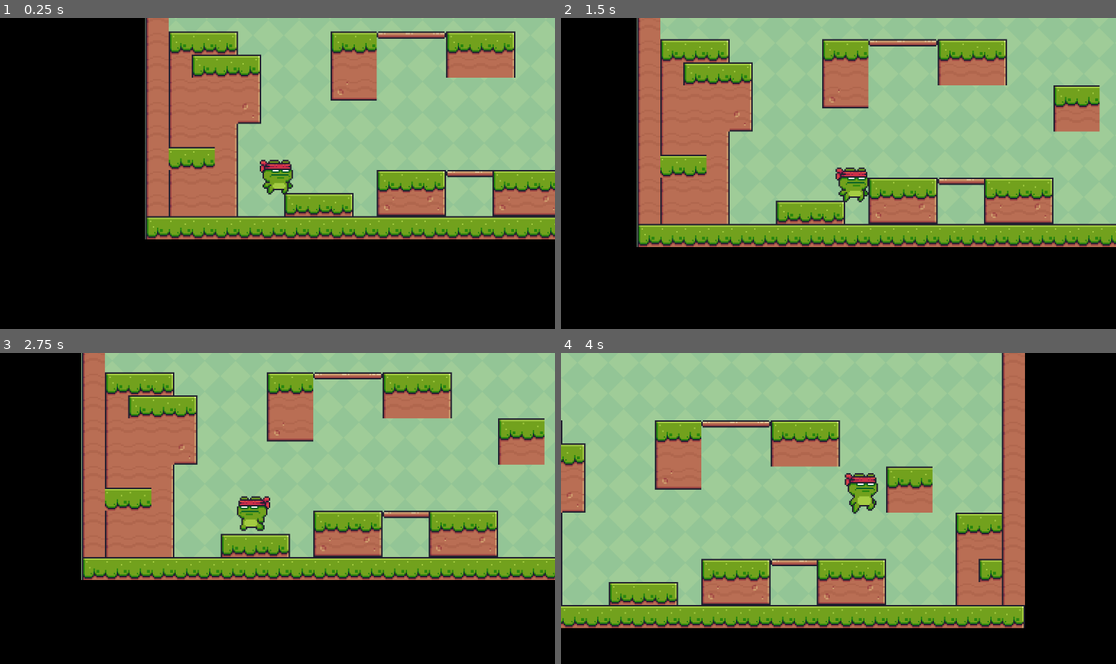
Above: before the commit, frames 1-4 (two rows, left to right).
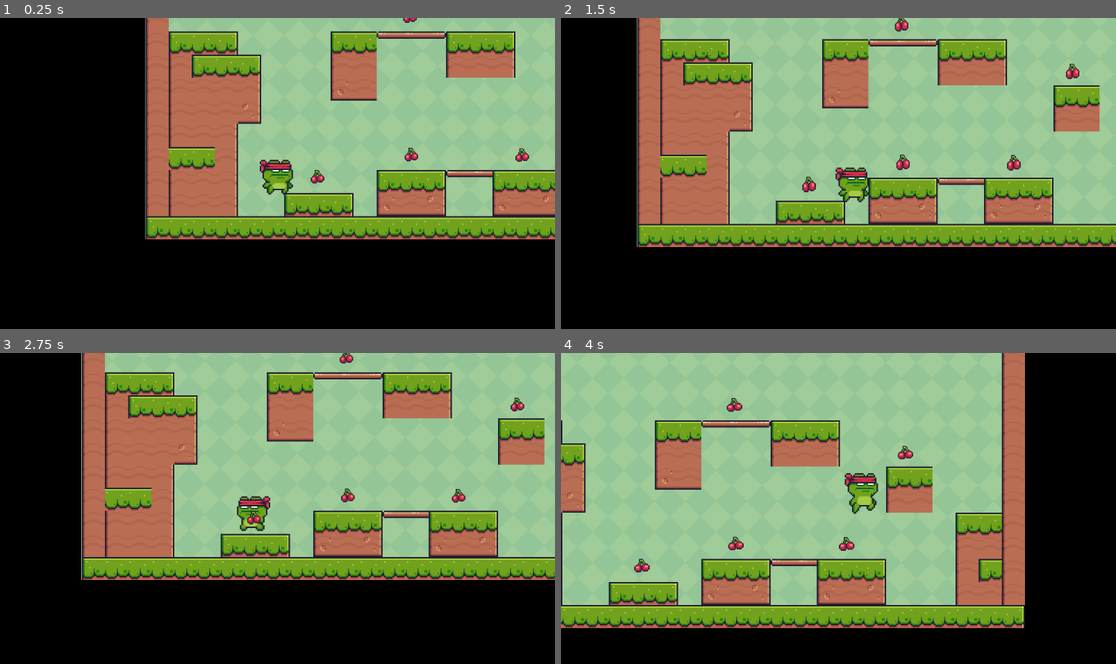
Above: after the commit, the same moments.

Repository: Eashana0104/2d-platformer-game
Game: Godot game, scene res://scenes/main.tscn
Two runs of this game, one before a commit and one after it. Both use one fixed random seed, a clock stepped at 60 frames per second and the inputs below.
Inputs:
- Up to frame 1 (0.25 s): no input
- Up to frame 2 (1.5 s): tap Enter (ui_accept) at 0.5, 0.77 s; hold Right (ui_right) from 0.53 s (still down)
- Up to frame 3 (2.75 s): tap Enter (ui_accept) at 1.52 s; release Right (ui_right) at 2.03 s; hold Left (ui_left) from 2.03 s (still down)
- Up to frame 4 (4 s): release Left (ui_left) at 2.78 s; hold Right (ui_right) from 2.78 s (still down); tap Enter (ui_accept) at 3.02, 3.77 s

The runs differ from the first frame. In frame 1, 0.3% of the frame differs, in the area x 55-96%, y 0-54%; in frame 2, 0.4%, in the area x 43-94%, y 0-57%; in frame 3, 0.4%; in frame 4, 0.4%.

Commit message:
Add collectibles to the game

Diff:
--- /dev/null
+++ b/scenes/collectibles.tscn
@@ -0,0 +1,146 @@
+[gd_scene load_steps=21 format=3 uid="uid://cbdrk4c8keoc3"]
+
+[ext_resource type="Texture2D" uid="uid://bd1ddgcx8o3e6" path="res://Cherries.png" id="1_mtlde"]
+
+[sub_resource type="AtlasTexture" id="AtlasTexture_tefeu"]
+atlas = ExtResource("1_mtlde")
+region = Rect2(0, 0, 32, 32)
+
+[sub_resource type="AtlasTexture" id="AtlasTexture_o6xl0"]
+atlas = ExtResource("1_mtlde")
+region = Rect2(32, 0, 32, 32)
+
+[sub_resource type="AtlasTexture" id="AtlasTexture_tipki"]
+atlas = ExtResource("1_mtlde")
+region = Rect2(64, 0, 32, 32)
+
+[sub_resource type="AtlasTexture" id="AtlasTexture_85g3d"]
+atlas = ExtResource("1_mtlde")
+region = Rect2(96, 0, 32, 32)
+
+[sub_resource type="AtlasTexture" id="AtlasTexture_choun"]
+atlas = ExtResource("1_mtlde")
+region = Rect2(128, 0, 32, 32)
+
+[sub_resource type="AtlasTexture" id="AtlasTexture_ya4ey"]
+atlas = ExtResource("1_mtlde")
+region = Rect2(160, 0, 32, 32)
+
+[sub_resource type="AtlasTexture" id="AtlasTexture_eb6dy"]
+atlas = ExtResource("1_mtlde")
+region = Rect2(192, 0, 32, 32)
+
+[sub_resource type="AtlasTexture" id="AtlasTexture_trceg"]
+atlas = ExtResource("1_mtlde")
+region = Rect2(224, 0, 32, 32)
+
+[sub_resource type="AtlasTexture" id="AtlasTexture_a8y0u"]
+atlas = ExtResource("1_mtlde")
+region = Rect2(256, 0, 32, 32)
+
+[sub_resource type="AtlasTexture" id="AtlasTexture_jkv2x"]
+atlas = ExtResource("1_mtlde")
+region = Rect2(288, 0, 32, 32)
+
+[sub_resource type="AtlasTexture" id="AtlasTexture_jbj1t"]
+atlas = ExtResource("1_mtlde")
+region = Rect2(320, 0, 32, 32)
+
+[sub_resource type="AtlasTexture" id="AtlasTexture_muem4"]
+atlas = ExtResource("1_mtlde")
+region = Rect2(352, 0, 32, 32)
+
+[sub_resource type="AtlasTexture" id="AtlasTexture_dp3eg"]
+atlas = ExtResource("1_mtlde")
+region = Rect2(384, 0, 32, 32)
+
+[sub_resource type="AtlasTexture" id="AtlasTexture_0ld40"]
+atlas = ExtResource("1_mtlde")
+region = Rect2(416, 0, 32, 32)
+
+[sub_resource type="AtlasTexture" id="AtlasTexture_gqmmt"]
+atlas = ExtResource("1_mtlde")
+region = Rect2(448, 0, 32, 32)
+
+[sub_resource type="AtlasTexture" id="AtlasTexture_yc10j"]
+atlas = ExtResource("1_mtlde")
+region = Rect2(480, 0, 32, 32)
+
+[sub_resource type="AtlasTexture" id="AtlasTexture_jscy8"]
+atlas = ExtResource("1_mtlde")
+region = Rect2(512, 0, 32, 32)
+
+[sub_resource type="SpriteFrames" id="SpriteFrames_pm3ni"]
+animations = [{
+"frames": [{
+"duration": 1.0,
+"texture": SubResource("AtlasTexture_tefeu")
+}, {
+"duration": 1.0,
+"texture": SubResource("AtlasTexture_o6xl0")
+}, {
+"duration": 1.0,
+"texture": SubResource("AtlasTexture_tipki")
+}, {
+"duration": 1.0,
+"texture": SubResource("AtlasTexture_85g3d")
+}, {
+"duration": 1.0,
+"texture": SubResource("AtlasTexture_choun")
+}, {
+"duration": 1.0,
+"texture": SubResource("AtlasTexture_ya4ey")
+}, {
+"duration": 1.0,
+"texture": SubResource("AtlasTexture_eb6dy")
+}, {
+"duration": 1.0,
+"texture": SubResource("AtlasTexture_trceg")
+}, {
+"duration": 1.0,
+"texture": SubResource("AtlasTexture_a8y0u")
+}, {
+"duration": 1.0,
+"texture": SubResource("AtlasTexture_jkv2x")
+}, {
+"duration": 1.0,
+"texture": SubResource("AtlasTexture_jbj1t")
+}, {
+"duration": 1.0,
+"texture": SubResource("AtlasTexture_muem4")
+}, {
+"duration": 1.0,
+"texture": SubResource("AtlasTexture_dp3eg")
+}, {
+"duration": 1.0,
+"texture": SubResource("AtlasTexture_0ld40")
+}, {
+"duration": 1.0,
+"texture": SubResource("AtlasTexture_gqmmt")
+}, {
+"duration": 1.0,
+"texture": SubResource("AtlasTexture_yc10j")
+}, {
+"duration": 1.0,
+"texture": SubResource("AtlasTexture_jscy8")
+}],
+"loop": true,
+"name": &"default",
+"speed": 7.0
+}]
+
+[sub_resource type="CircleShape2D" id="CircleShape2D_tbgi4"]
+radius = 27.8568
+
+[node name="Area2D" type="Area2D"]
+
+[node name="AnimatedSprite2D" type="AnimatedSprite2D" parent="."]
+texture_filter = 1
+position = Vector2(358, 494)
+scale = Vector2(2, 2)
+sprite_frames = SubResource("SpriteFrames_pm3ni")
+autoplay = "default"
+
+[node name="CollisionShape2D" type="CollisionShape2D" parent="."]
+position = Vector2(358, 493)
+shape = SubResource("CircleShape2D_tbgi4")
--- a/scenes/main.tscn
+++ b/scenes/main.tscn
@@ -1,9 +1,10 @@
-[gd_scene load_steps=7 format=4 uid="uid://pq0ybcc8xpw1"]
+[gd_scene load_steps=8 format=4 uid="uid://pq0ybcc8xpw1"]
 
 [ext_resource type="Texture2D" uid="uid://3hoegvcoduog" path="res://Green.png" id="1_sugp2"]
 [ext_resource type="Texture2D" uid="uid://cr4ula5cgd1e1" path="res://Terrain (16x16).png" id="2_jyhfs"]
 [ext_resource type="PackedScene" uid="uid://l75vlvn2m1cb" path="res://scenes/main_character.tscn" id="3_tbgi4"]
 [ext_resource type="Script" uid="uid://b7qmjiqvoaf1g" path="res://scenes/main_character.gd" id="4_jyhfs"]
+[ext_resource type="PackedScene" uid="uid://cbdrk4c8keoc3" path="res://scenes/collectibles.tscn" id="5_tbgi4"]
 
 [sub_resource type="TileSetAtlasSource" id="TileSetAtlasSource_1bvp3"]
 texture = ExtResource("2_jyhfs")
@@ -202,3 +203,17 @@
 position = Vector2(52, 19)
 position_smoothing_enabled = true
 position_smoothing_speed = 7.0
+
+[node name="Collectible" parent="." instance=ExtResource("5_tbgi4")]
+
+[node name="Collectible2" parent="." instance=ExtResource("5_tbgi4")]
+position = Vector2(195, -46)
+
+[node name="Collectible3" parent="." instance=ExtResource("5_tbgi4")]
+position = Vector2(425, -45)
+
+[node name="Collectible4" parent="." instance=ExtResource("5_tbgi4")]
+position = Vector2(547, -235)
+
+[node name="Collectible5" parent="." instance=ExtResource("5_tbgi4")]
+position = Vector2(192, -334)
Binary file added: Cherries.png
Not shown, added: Cherries.png.import
